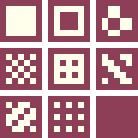
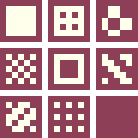
Comparing the layer stacks of the two 138px x 138px images. Changes:
added layer "Layer 4" above "Layer 5" over [left=60, top=12, right=78, bottom=30]
added layer "Layer 5" above "Layer 6" over [left=60, top=60, right=78, bottom=78]
painted on "Layer 3" over [left=60, top=12, right=78, bottom=78]
